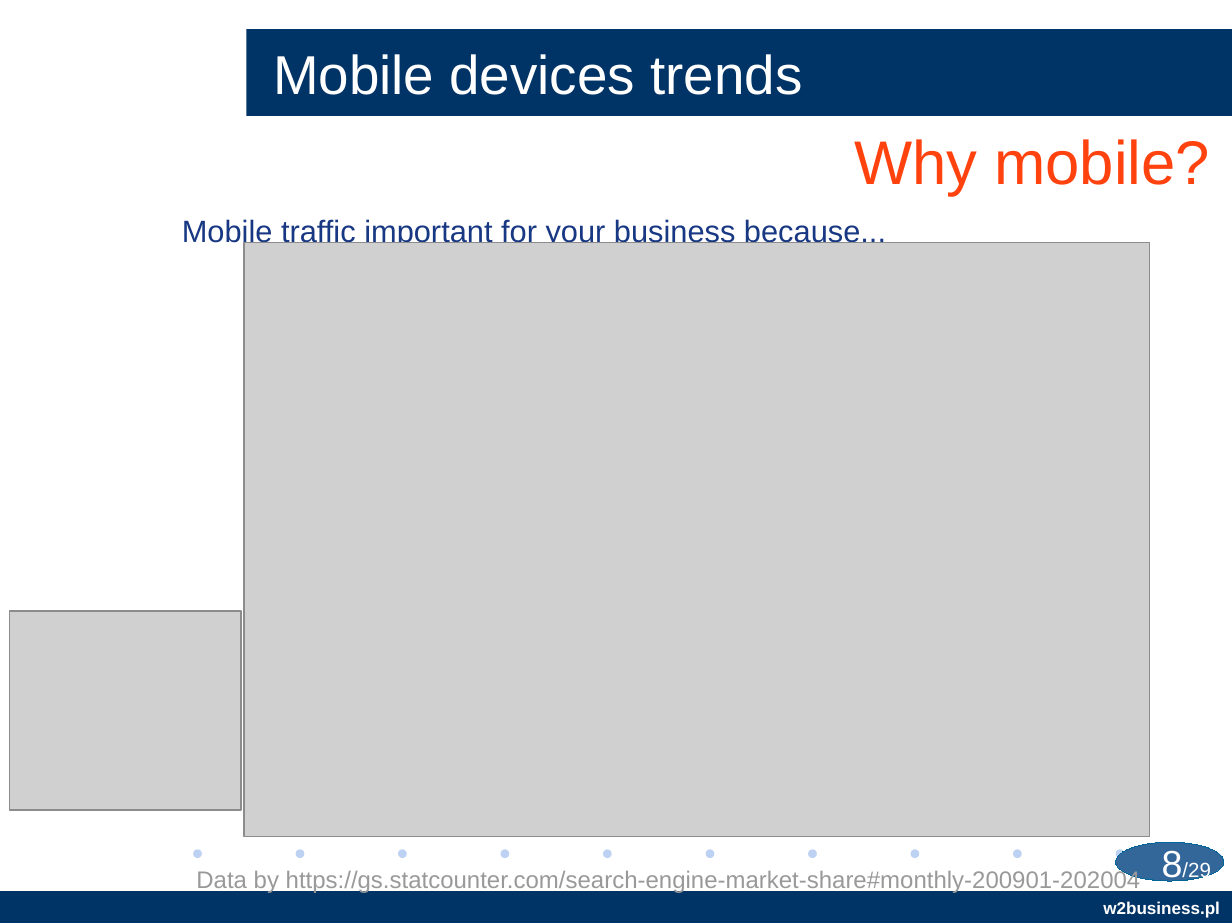
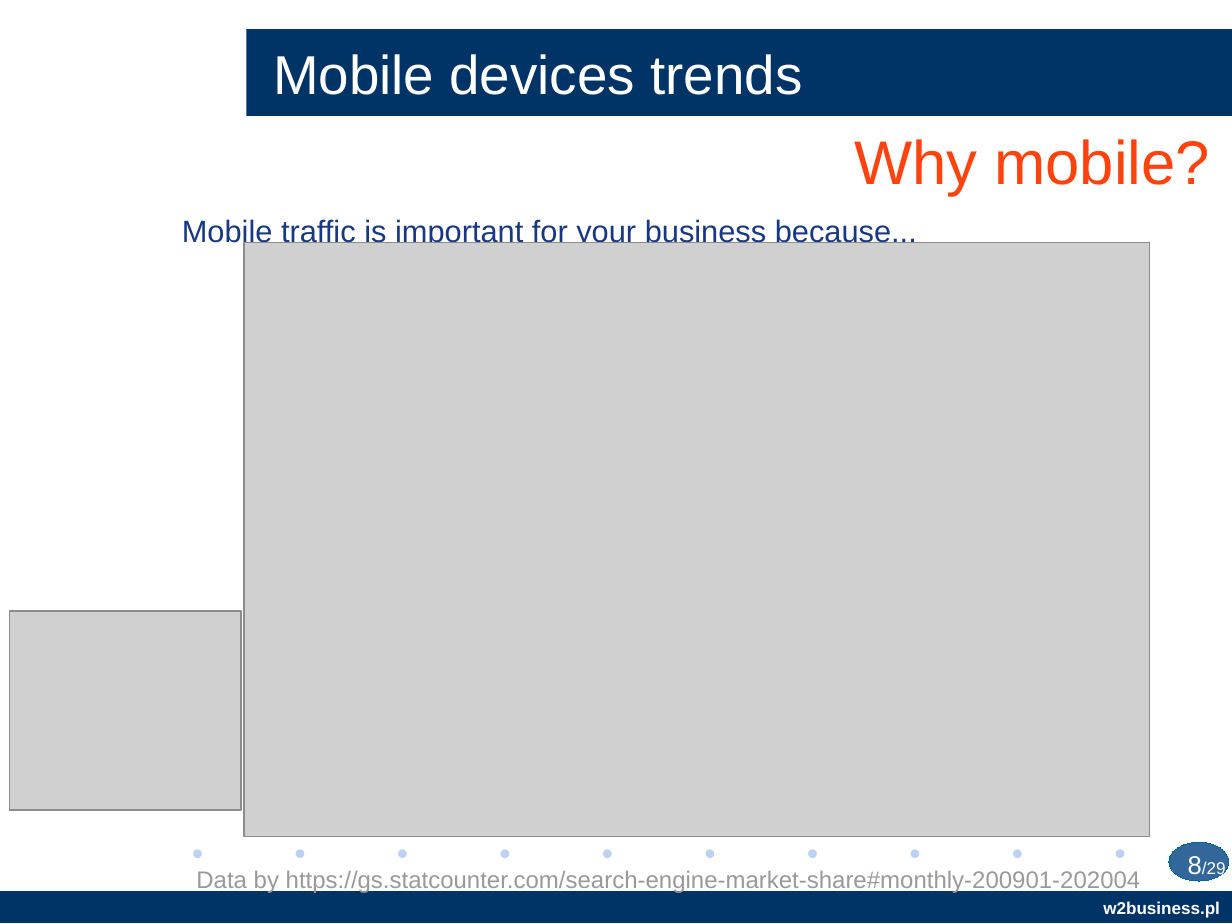
Before and after one commit to AndriiStepura/AMPForEnterprisesWebPRAndMarketing, a slide deck: slide 8 of W2BUSINESS_AMP.odp. Drawn at 1232x924 pixels with LibreOffice and Linux fonts; fonts in the diff are those of the drawing; grey boxes stand for pictures; background and template pictures are left out. Boxes give left, top, right and bottom in pixels: in the first picture for what was removed or moved away, otherwise in the second. Text is boxed around its words. In the diff, an @@ line names an element or a change of style, - is before the commit and + after.

```diff
--- a/W2BUSINESS_AMP.odp
+++ b/W2BUSINESS_AMP.odp
@@ text at [182,218,917,248]: text changed @@
-Mobile traffic important for your business because...
+Mobile traffic is important for your business because...
@@ page number: place and size @@
-page number at [1162,850,1210,884]
+page number at [1188,856,1226,881]
@@ page number at [1188,856,1226,881]: size 22 to 15 pt, size 12 to 10 pt in "8/29" @@
@@ ellipse: place and size @@
-ellipse at [1116,843,1225,882]
+ellipse at [1169,843,1230,882]
```
Also in this commit, not shown: 27 other slides changed, 1 other file.
